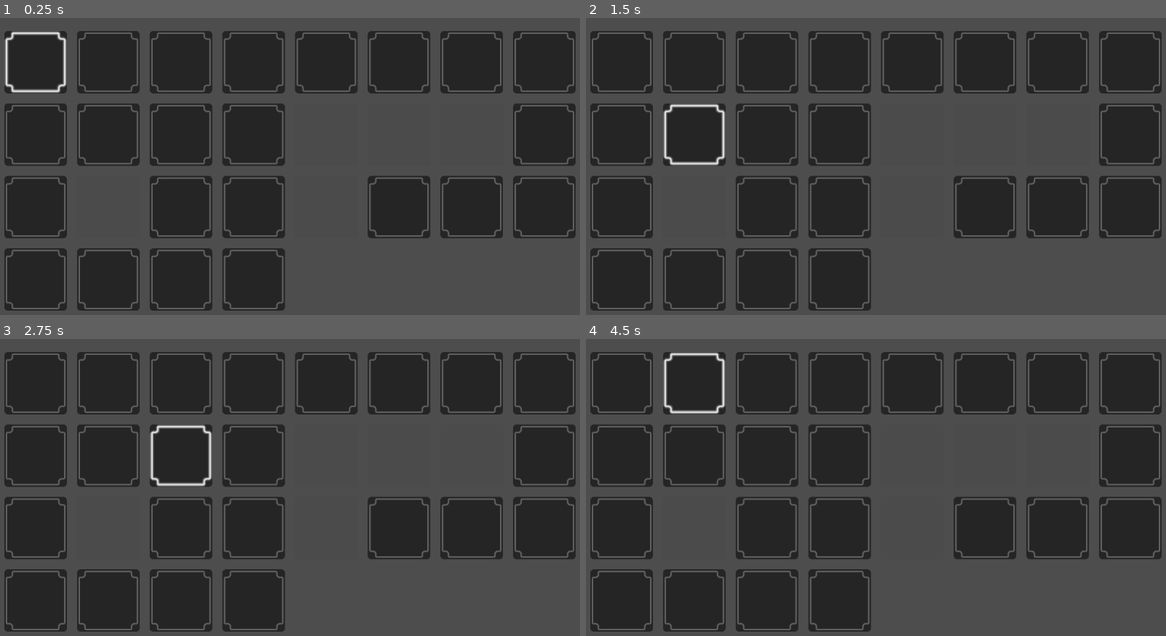
Above: before the commit, frames 1-4 (two rows, left to right).
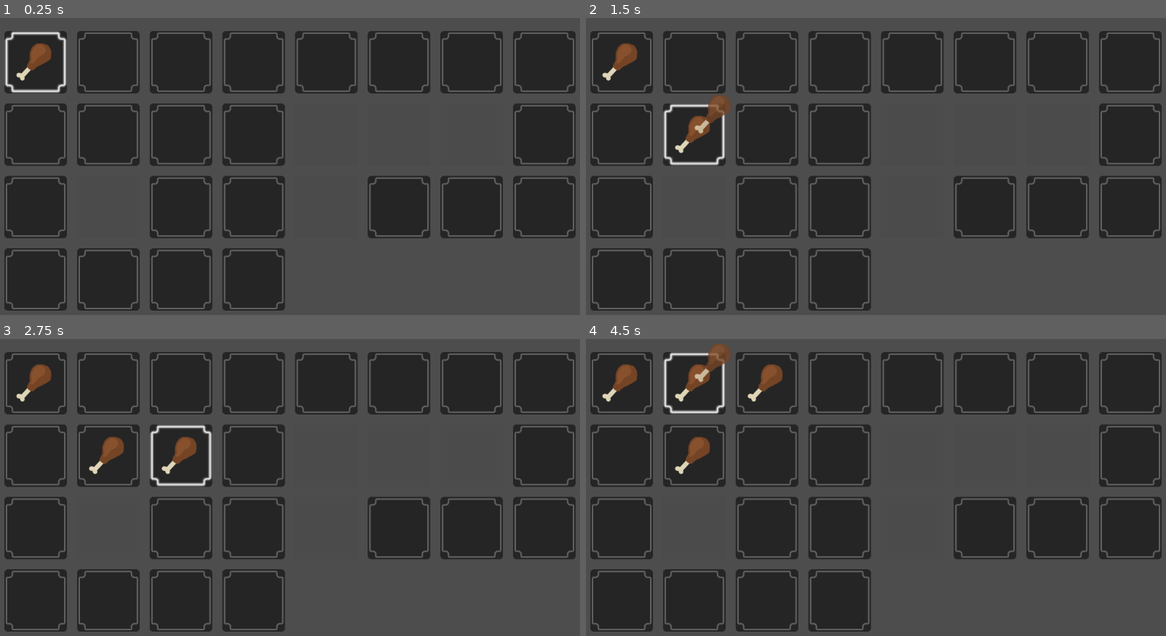
Above: after the commit, the same moments.

Repository: Clafout1s/InventoryEngine
Game: Godot game, scene res://main.tscn
The game is run twice, just before and just after one commit, with the same random seed, the same clock (stepped at 60 frames per second) and the same inputs.
Inputs (mouse positions are in pixels of both pictures, inside the frame that each line leads up to):
- Up to frame 1 (0.25 s): no input
- Up to frame 2 (1.5 s): tap Enter at 0.5 s; move the mouse to (620, 62) at 0.52 s; hold D (right) 0.53-1.28 s; click (620, 62) at 0.6 s; right-click (620, 62) at 0.8 s; tap Space at 1.25 s; move the mouse to (696, 62) at 1.27 s; hold Down (down) from 1.28 s (still down); right-click (696, 62) at 1.35 s
- Up to frame 3 (2.75 s): click (110, 383) at 1.55 s; tap Enter at 2 s; move the mouse to (179, 383) at 2.02 s; release Down (down) at 2.03 s; hold D (right) from 2.03 s (still down); click (179, 383) at 2.1 s; right-click (179, 383) at 2.3 s
- Up to frame 4 (4.5 s): tap Space at 2.75, 4.25 s; move the mouse to (841, 383) at 2.77 s; release D (right) at 2.78 s; hold W (up) 2.78-3.53 s; right-click (841, 383) at 2.85 s; click (841, 383) at 3.05 s; tap Enter at 3.5 s; move the mouse to (910, 383) at 3.52 s; hold Left (left) from 3.53 s (still down); click (910, 383) at 3.6 s; right-click (910, 383) at 3.8 s; move the mouse to (986, 383) at 4.27 s; right-click (986, 383) at 4.35 s

The runs differ from the first frame. In frame 1, 0.3% of the frame differs, in the area x 2-9%, y 8-22%; in frame 2, 0.9%; in frame 3, 0.9%; in frame 4, 1.5%, in the area x 2-34%, y 1-46%.

Commit message:
Moving items through tiles

Diff:
--- /dev/null
+++ b/InventoryItem.gd
@@ -0,0 +1,7 @@
+extends Node2D
+
+var possible_sprites:Array = [preload("res://images/chicken_leg.png"),preload("res://images/sword_tex.png")]
+
+# Called when the node enters the scene tree for the first time.
+func _ready():
+	get_node("Sprite2D").texture = possible_sprites.pick_random()
--- /dev/null
+++ b/InventoryItem.tscn
@@ -0,0 +1,9 @@
+[gd_scene load_steps=2 format=3 uid="uid://dq6nds0pafon0"]
+
+[ext_resource type="Script" path="res://InventoryItem.gd" id="1_e4gfl"]
+
+[node name="Node2D" type="Node2D"]
+scale = Vector2(0.7, 0.7)
+script = ExtResource("1_e4gfl")
+
+[node name="Sprite2D" type="Sprite2D" parent="."]
--- a/TileContainer.gd
+++ b/TileContainer.gd
@@ -3,7 +3,7 @@
 
 var selected:bool = false
 var mouse_controls:bool = false
-var content:Variant
+var content:Node2D
 var spriteSelected:CompressedTexture2D
 var spriteNormal:CompressedTexture2D
 func _to_string():
@@ -39,6 +39,7 @@
 func add_item(item:PackedScene):
 	if(content == null):
 		content = item.instantiate()
+		print(content)
 		add_child(content)
 
 func next_left()->TileAbstract:
--- a/TilesManager.gd
+++ b/TilesManager.gd
@@ -5,9 +5,23 @@
 var tile_data:TileGenerationData
 var active_scene:Node2D
 var selected_tile:TileContainer
+var pickedItem=null
 
-func _ready():
-	pass
+func _process(_delta):
+	if constructed:
+		if Input.is_action_just_pressed("up"):
+			up_key_function()
+		if Input.is_action_just_pressed("down"):
+			down_key_function()
+		if Input.is_action_just_pressed("left"):
+			left_key_function()
+		if Input.is_action_just_pressed("right"):
+			right_key_function()
+		if Input.is_action_just_pressed("leftClick"):
+			left_click_function()
+		if Input.is_action_just_pressed("rightClick"):
+			right_click_function()
+
 
 func constructor(scene:Node2D,tile_array:Array,tile_data:TileGenerationData):
 	self.tile_array = tile_array
@@ -17,6 +31,7 @@
 	if(first != null):
 		first.select_tile()
 		selected_tile = first
+		first.add_item(preload("res://InventoryItem.tscn"))
 	constructed = true
 	return self
 
@@ -36,19 +51,66 @@
 			column = 0
 	return result
 
-func _process(_delta):
-	if constructed:
-		var new_tile:TileContainer
-		if Input.is_action_just_pressed("up"):
-			new_tile = selected_tile.next_up()
-		if Input.is_action_just_pressed("down"):
-			new_tile = selected_tile.next_down()
-		if Input.is_action_just_pressed("left"):
-			new_tile = selected_tile.next_left()
-		if Input.is_action_just_pressed("right"):
-			new_tile = selected_tile.next_right()
+func left_click_function():
+	pick_item(selected_tile)
 
-		if(new_tile is TileContainer):
-			selected_tile.unselect_tile()
-			new_tile.select_tile()
-			selected_tile = new_tile
+func right_click_function():
+	selected_tile.add_item(preload("res://InventoryItem.tscn"))
+
+func left_key_function():
+	select_tile(selected_tile.next_left())
+
+func right_key_function():
+	select_tile(selected_tile.next_right())
+
+func up_key_function():
+	select_tile(selected_tile.next_up())
+
+func down_key_function():
+	select_tile(selected_tile.next_down())
+
+func select_tile(new_tile:TileContainer):
+	if new_tile is TileContainer:
+		selected_tile.unselect_tile()
+		new_tile.select_tile()
+		selected_tile = new_tile
+		if pickedItem != null:
+			pickedItem.position = selected_tile.position + Vector2(+tile_data.margin * 2.,-tile_data.margin * 2)
+
+func pick_item(tile:TileContainer):
+	if tile is TileContainer:
+		if pickedItem != null:
+			if tile.content == null:
+				self.remove_child(pickedItem)
+				land_item(pickedItem)
+				tile.add_child(pickedItem)
+				tile.content = pickedItem
+
+				pickedItem = null
+			else:
+				tile.remove_child(tile.content)
+				self.remove_child(pickedItem)
+				land_item(pickedItem)
+				tile.add_child(pickedItem)
+				var tempo = pickedItem
+				pickedItem = tile.content
+				tile.content = tempo
+				self.add_child(pickedItem)
+				hover_item(pickedItem)
+
+		else:
+			if tile.content != null:
+				pickedItem = tile.content
+				tile.remove_child(tile.content)
+				tile.content = null
+				self.add_child(pickedItem)
+				hover_item(pickedItem)
+
+func hover_item(item:Node2D):
+	item.modulate.a = 0.8
+	print(item.position)
+	item.position = selected_tile.position + Vector2(+tile_data.margin * 2.,-tile_data.margin * 2)
+
+func land_item(item:Node2D):
+	item.modulate.a = 1
+	item.position = Vector2(0,0)
--- /dev/null
+++ b/item_test_blue.tscn
@@ -0,0 +1,9 @@
+[gd_scene load_steps=2 format=3 uid="uid://pn5n761o8ynd"]
+
+[ext_resource type="Texture2D" uid="uid://qf6nbp42jvpn" path="res://images/blue_square_tex.png" id="1_22kqi"]
+
+[node name="Node2D" type="Node2D"]
+scale = Vector2(0.7, 0.7)
+
+[node name="Sprite2D" type="Sprite2D" parent="."]
+texture = ExtResource("1_22kqi")
--- /dev/null
+++ b/item_test_orange.tscn
@@ -0,0 +1,9 @@
+[gd_scene load_steps=2 format=3 uid="uid://bbnxo71y8srsh"]
+
+[ext_resource type="Texture2D" uid="uid://cqb6r03ametpm" path="res://images/orange_square_tex.png" id="1_08tms"]
+
+[node name="Node2D" type="Node2D"]
+scale = Vector2(0.7, 0.7)
+
+[node name="Sprite2D" type="Sprite2D" parent="."]
+texture = ExtResource("1_08tms")
--- a/main.gd
+++ b/main.gd
@@ -6,7 +6,7 @@
 
 func _ready():
 	var generator = Generator.new()
-	var teststr = " 0 0 0 0 0 00 0
+	var teststr = " 0 0 0 0 0 0 0 0
 	0 0 0 0 X X X 0
 	0 X 0 0 X 0 0 0
 	0 0 0 0 "
--- a/project.godot
+++ b/project.godot
@@ -41,3 +41,15 @@
 , Object(InputEventKey,"resource_local_to_scene":false,"resource_name":"","device":-1,"window_id":0,"alt_pressed":false,"shift_pressed":false,"ctrl_pressed":false,"meta_pressed":false,"pressed":false,"keycode":0,"physical_keycode":83,"key_label":0,"unicode":115,"echo":false,"script":null)
 ]
 }
+leftClick={
+"deadzone": 0.5,
+"events": [Object(InputEventMouseButton,"resource_local_to_scene":false,"resource_name":"","device":-1,"window_id":0,"alt_pressed":false,"shift_pressed":false,"ctrl_pressed":false,"meta_pressed":false,"button_mask":1,"position":Vector2(193, 17),"global_position":Vector2(197, 58),"factor":1.0,"button_index":1,"canceled":false,"pressed":true,"double_click":false,"script":null)
+, Object(InputEventKey,"resource_local_to_scene":false,"resource_name":"","device":-1,"window_id":0,"alt_pressed":false,"shift_pressed":false,"ctrl_pressed":false,"meta_pressed":false,"pressed":false,"keycode":0,"physical_keycode":32,"key_label":0,"unicode":32,"echo":false,"script":null)
+]
+}
+rightClick={
+"deadzone": 0.5,
+"events": [Object(InputEventMouseButton,"resource_local_to_scene":false,"resource_name":"","device":-1,"window_id":0,"alt_pressed":false,"shift_pressed":false,"ctrl_pressed":false,"meta_pressed":false,"button_mask":2,"position":Vector2(219, 27),"global_position":Vector2(223, 68),"factor":1.0,"button_index":2,"canceled":false,"pressed":true,"double_click":false,"script":null)
+, Object(InputEventKey,"resource_local_to_scene":false,"resource_name":"","device":-1,"window_id":0,"alt_pressed":false,"shift_pressed":false,"ctrl_pressed":false,"meta_pressed":false,"pressed":false,"keycode":0,"physical_keycode":78,"key_label":0,"unicode":110,"echo":false,"script":null)
+]
+}
Binary file added: images/blue_square_tex.png
Not shown, added: images/blue_square_tex.png.import
Binary file added: images/chicken_leg.png
Not shown, added: images/chicken_leg.png.import
Binary file added: images/orange_square_tex.png
Not shown, added: images/orange_square_tex.png.import
Binary file added: images/sword_tex.png
Not shown, added: images/sword_tex.png.import
